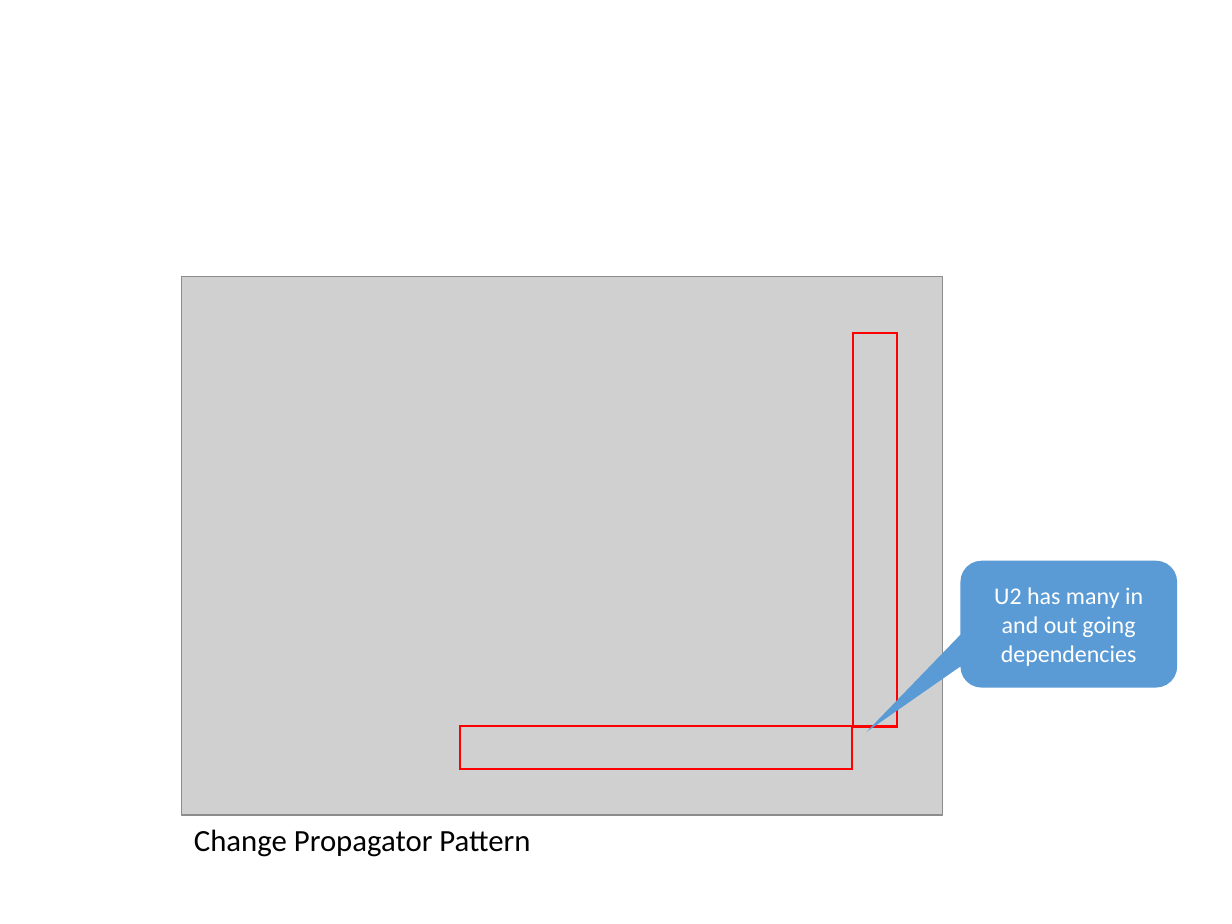
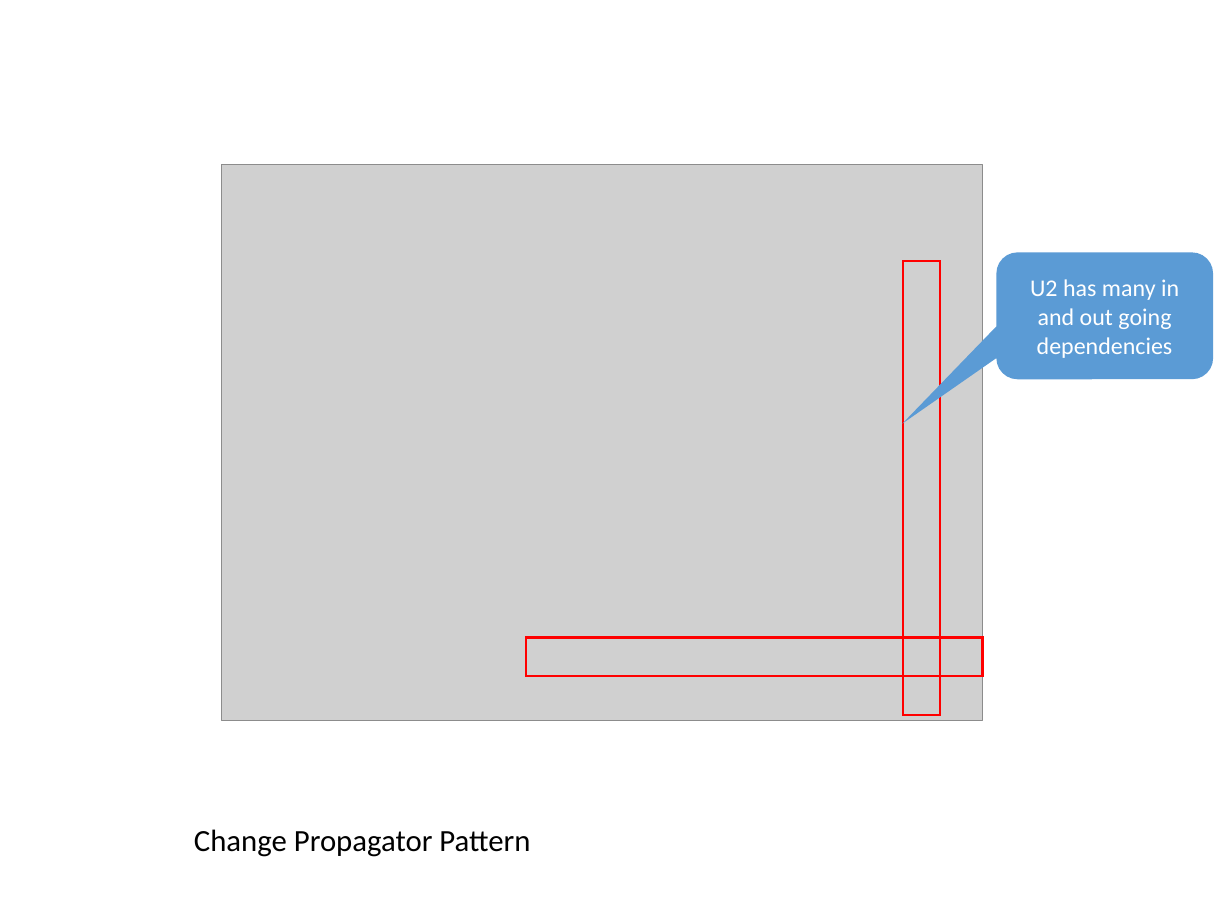
Before and after one commit to dsmsuite/dsmsuite.github.io, a slide deck: slide 12 of assets/img/Images.pptx (slide 15 before the commit). Drawn at 1232x924 pixels with LibreOffice and Linux fonts; fonts in the diff are those of the drawing; grey boxes stand for pictures. Boxes give left, top, right and bottom in pixels: in the first picture for what was removed or moved away, otherwise in the second. Text is boxed around its words. In the diff, an @@ line names an element or a change of style, - is before the commit and + after.

```diff
--- a/assets/img/Images.pptx
+++ b/assets/img/Images.pptx
@@ picture: place and size @@
-picture at bbox=[181, 277, 942, 816]
+picture at bbox=[222, 165, 983, 721]
@@ rectangle: place and size @@
-rectangle at bbox=[853, 333, 897, 726]
+rectangle at bbox=[903, 261, 940, 716]
@@ rounded speech box "U2 has many in and ...": place and size @@
-rounded speech box "U2 has many in and ..." at bbox=[961, 561, 1178, 687]
+rounded speech box "U2 has many in and ..." at bbox=[997, 253, 1214, 379]
@@ rectangle: place and size @@
-rectangle at bbox=[460, 726, 851, 769]
+rectangle at bbox=[526, 637, 982, 676]
```
Also in this commit, not shown: 11 other slides changed, 1 slide added, 5 slides removed, 5 other files.
